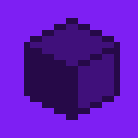
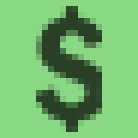
Two versions of the same layered image (w=138, h=138). Layer-by-layer changes:
hid group "Materials" (2 layers) over (0, 0, 138, 138)
painted on "Layer 10" over (0, 0, 138, 138)
hid group "Research" (2 layers) over (0, 0, 138, 138)
hid group "Power" (2 layers) over (0, 0, 138, 138)
hid group "Production" (2 layers) over (0, 0, 138, 138)
painted on "Layer 2" over (0, 0, 138, 138)
painted on "Layer 1" over (0, 0, 138, 138)
